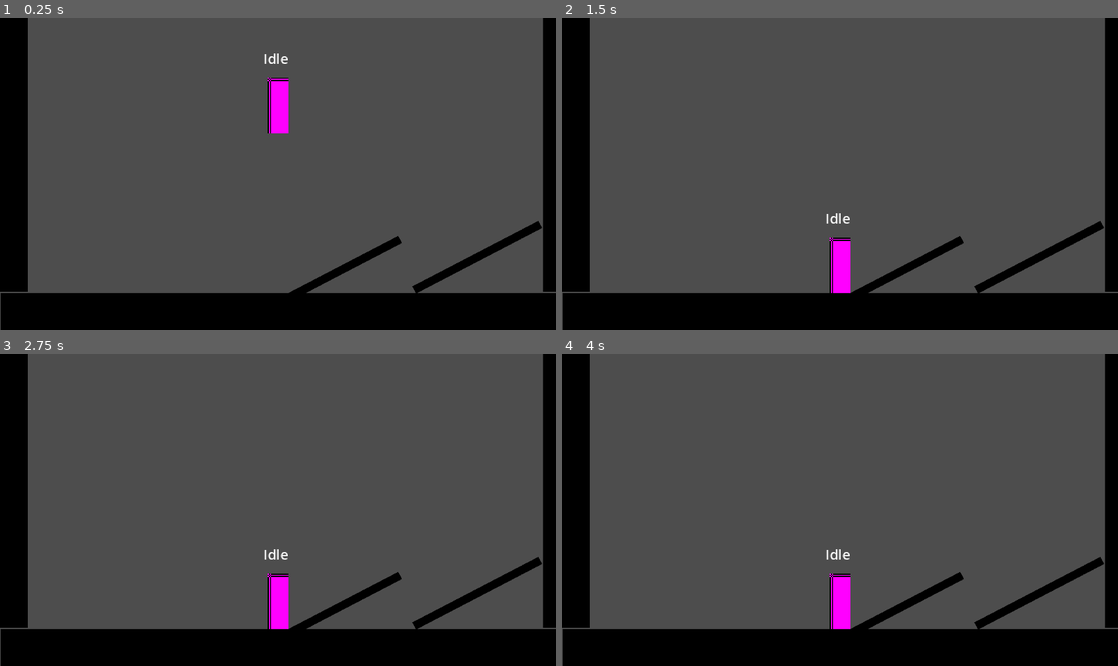
Above: before the commit, frames 1-4 (two rows, left to right).
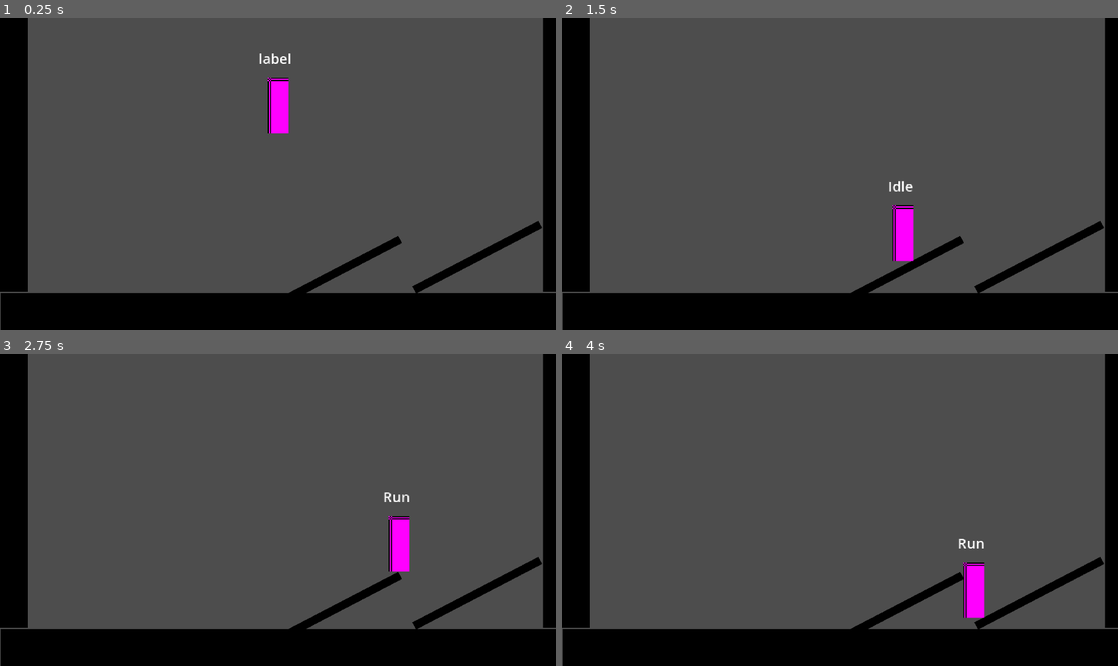
Above: after the commit, the same moments.

Repository: JohnBrunson/godot-metroidvania
Game: Godot game, scene res://playground.tscn
The game is run twice, just before and just after one commit, with the same random seed, the same clock (stepped at 60 frames per second) and the same inputs.
Inputs:
- Up to frame 1 (0.25 s): no input
- Up to frame 2 (1.5 s): hold Right (right) 0.53-1.28 s; hold Down (down) from 1.28 s (still down)
- Up to frame 3 (2.75 s): tap Enter at 2 s; release Down (down) at 2.03 s; hold Right (right) from 2.03 s (still down)
- Up to frame 4 (4 s): release Right (right) at 2.78 s; hold Up (up) 2.78-3.53 s; tap Space at 3.5 s; hold Left (left) from 3.53 s (still down)

The runs differ from the first frame. In frame 1, 0.1% of the frame differs, in the area x 46-53%, y 11-15%; in frame 2, 1.5%, in the area x 47-64%, y 52-89%; in frame 3, 1.5%; in frame 4, 1.5%.

Commit message:
Gotta add the states to the front of the array, not the back

Diff:
--- a/player/scripts/player.gd
+++ b/player/scripts/player.gd
@@ -33,6 +33,7 @@
 	velocity.y += gravity * _delta
 	move_and_slide()
 	change_state( current_state.physics_process(_delta))
+
 	pass
 
 func initialize_states() -> void:
@@ -51,7 +52,7 @@
 
 		change_state( current_state )
 		current_state.enter()
-		$Label.text = current_state.name
+#		$Label.text = current_state.name
 	#set first state
 	pass
 	print (states)
@@ -66,7 +67,7 @@
 	if current_state:
 		current_state.exit()
 	# Then set the new state
-	states.push_back(new_state)
+	states.push_front(new_state)
 	current_state.enter()
 	# Cleanup - Keep only the last three actions.
 	states.resize( 3 )
--- a/player/states/idle.gd
+++ b/player/states/idle.gd
@@ -20,7 +20,6 @@
 # What happens each process tick in this state?
 func process ( _delta: float ) -> PlayerState:
 	if player.direction.x != 0:
-		#print ("Running!")
 		return run
 	return next_state
 
